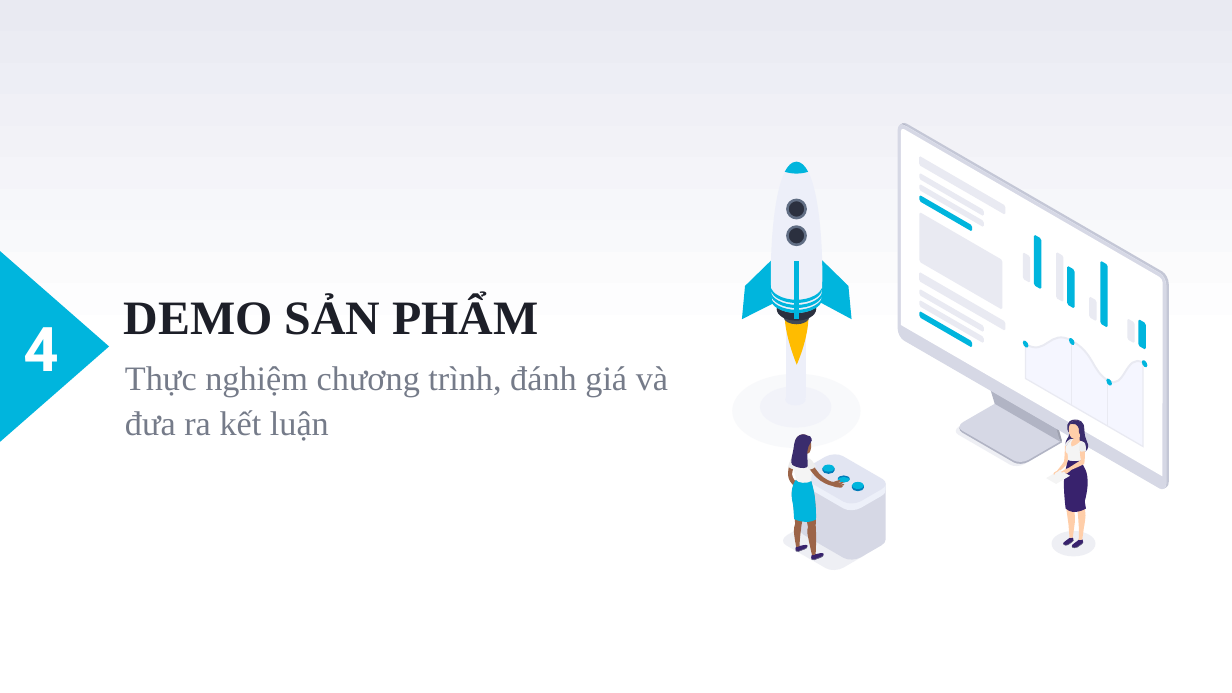
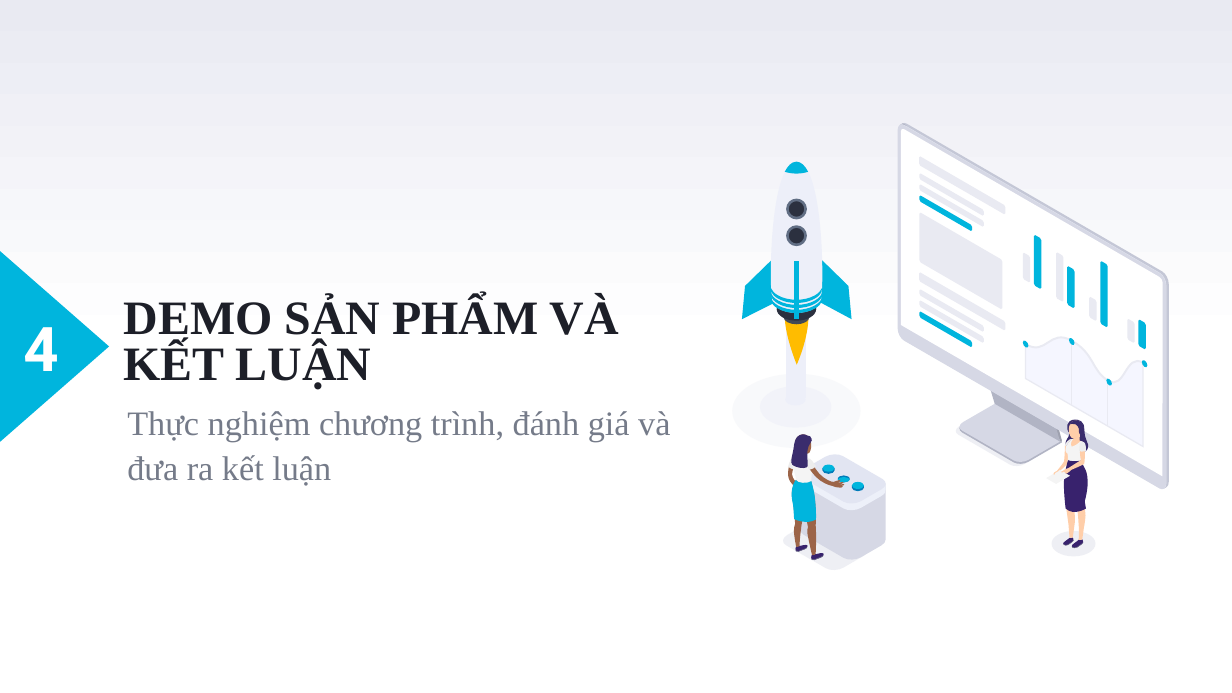
Before and after one commit to VoQuangTuong185/DoAnTotNghiep, a slide deck: slide 15 of Documentation/BCDK4/CN_185_VoQuangTuong_TomTat_BCCK.pptx. Drawn at 1232x693 pixels with LibreOffice and Linux fonts; fonts in the diff are those of the drawing. Boxes give left, top, right and bottom in pixels: in the first picture for what was removed or moved away, otherwise in the second. Text is boxed around its words. In the diff, an @@ line names an element or a change of style, - is before the commit and + after.

```diff
--- a/Documentation/BCDK4/CN_185_VoQuangTuong_TomTat_BCCK.pptx
+++ b/Documentation/BCDK4/CN_185_VoQuangTuong_TomTat_BCCK.pptx
@@ text at box(124, 297, 618, 390): text changed @@
-DEMO SẢN PHẨM
+DEMO SẢN PHẨM VÀ
+KẾT LUẬN
@@ subtitle "Thực nghiệm chương trình, đánh ...": place and size @@
-subtitle "Thực nghiệm chương trình, đánh ..." at box(125, 366, 668, 441)
+subtitle "Thực nghiệm chương trình, đánh ..." at box(127, 411, 670, 486)
```
Also in this commit, not shown: 13 other slides changed, 8 other files.
